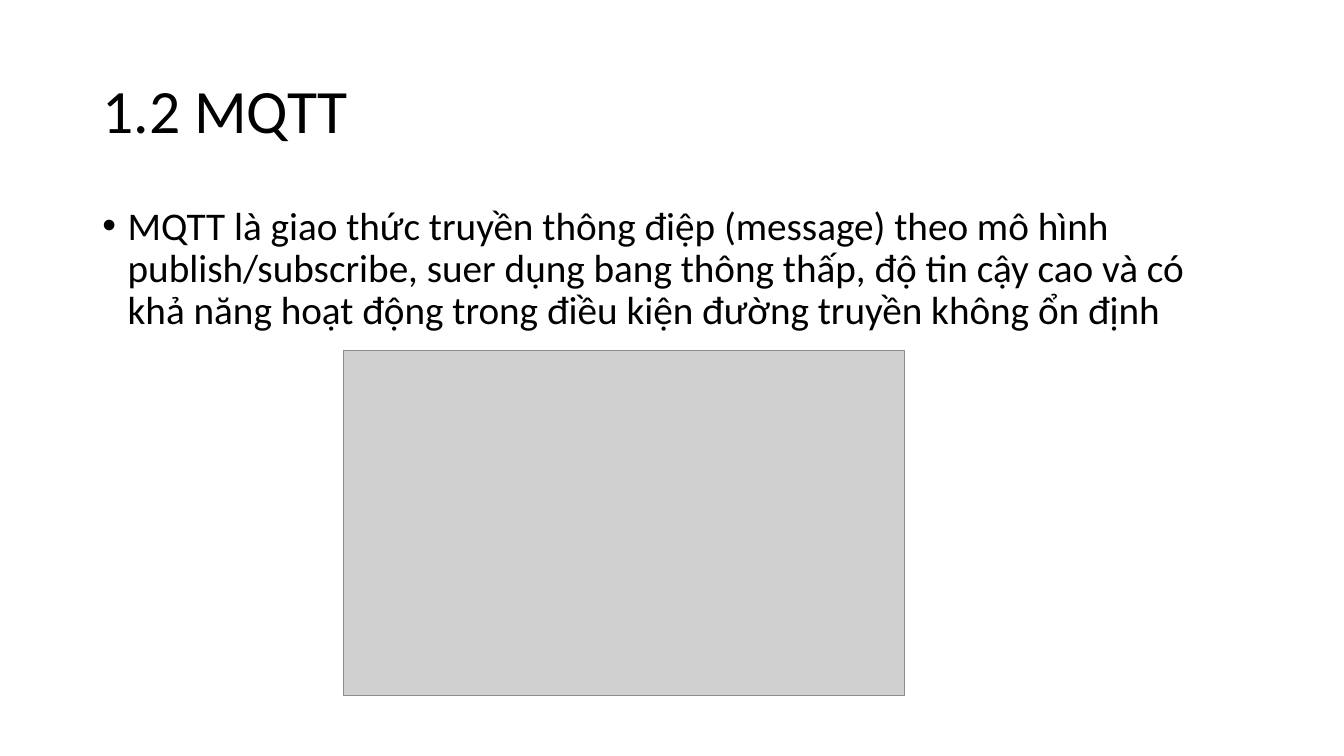
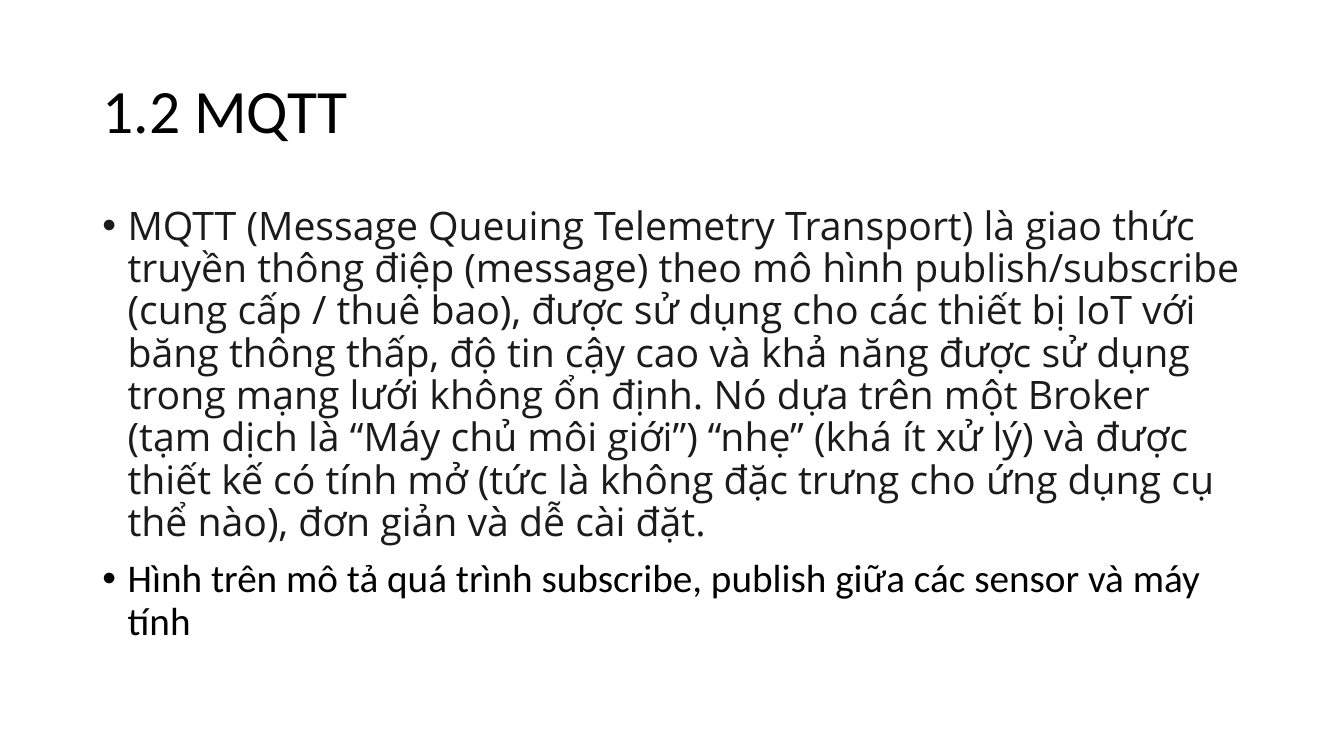
Before and after one commit to thaok61/Project3, a slide deck: slide 6 of Project3_present.pptx (slide 5 before the commit). Drawn at 1344x756 pixels with LibreOffice and Linux fonts; fonts in the diff are those of the drawing; grey boxes stand for pictures. Boxes give left, top, right and bottom in pixels: in the first picture for what was removed or moved away, otherwise in the second. Text is boxed around its words. In the diff, an @@ line names an element or a change of style, - is before the commit and + after.

```diff
--- a/Project3_present.pptx
+++ b/Project3_present.pptx
@@ text at (128,210,1239,636): text changed; font Calibri to Open Sans; text colour #000000 to #1B1B1B @@
-• MQTT là giao thức truyền thông điệp (message) theo mô hình publish/subscribe, suer dụng bang thông thấp, độ tin cậy cao và có khả năng hoạt động trong điều kiện đường truyền không ổn định
+• MQTT (Message Queuing Telemetry Transport) là giao thức truyền thông điệp (message) theo mô hình publish/subscribe (cung cấp / thuê bao), được sử dụng cho các thiết bị IoT với băng thông thấp, độ tin cậy cao và khả năng được sử dụng trong mạng lưới không ổn định. Nó dựa trên một Broker (tạm dịch là “Máy chủ môi giới”) “nhẹ” (khá ít xử lý) và được thiết kế có tính mở (tức là không đặc trưng cho ứng dụng cụ thể nào), đơn giản và dễ cài đặt.
+• Hình trên mô tả quá trình subscribe, publish giữa các sensor và máy tính
@@ picture removed at (344,350,904,696) @@
```
Also in this commit, not shown: 1 other slide changed, 5 slides added, 1 slide removed, 31 other files.
